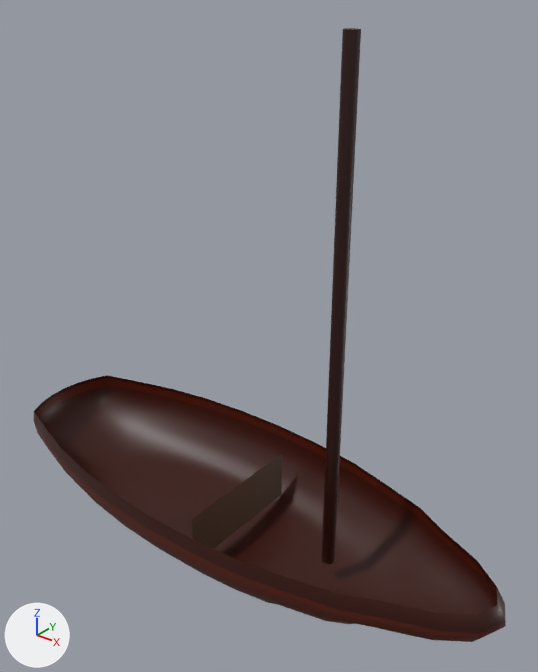
A saved change to the COLLADA model Content/smallboat.dae.
The view is the same before and after, from a camera (50 mm lens) standing at (7.7, -12.07, 13.92) and looking at (-2.19, 0.29, 6.26). The axes (+X, +Y, +Z) are drawn at lower left. The lights are the same throughout. Where no turn or scale is listed for an object, it has been applied to the vertices.
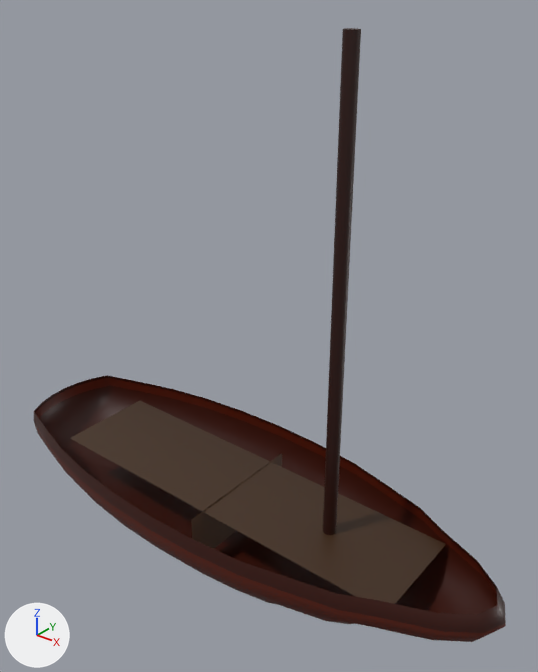
Pixel boxes [x1, y1, x2, y2] of what changed, in the pictures (538 x 672 px):
'Plane_001', added
    after: [70, 401, 446, 604]
'Plane', unchanged, covered by the edit
    both: [191, 453, 282, 549]

The edits, one by one:
Mesh me_plane_001 is new.
It has 4 vertices, 2 faces and spans x -5.28..5.28, y -1.36..1.36, z 0.0.
It uses material mat_vertex_colours.
Object 'Plane_001' (ob_plane_001) is new; it shows me_plane_001.
Its location is (-2.9, -0.11, 1.82).
